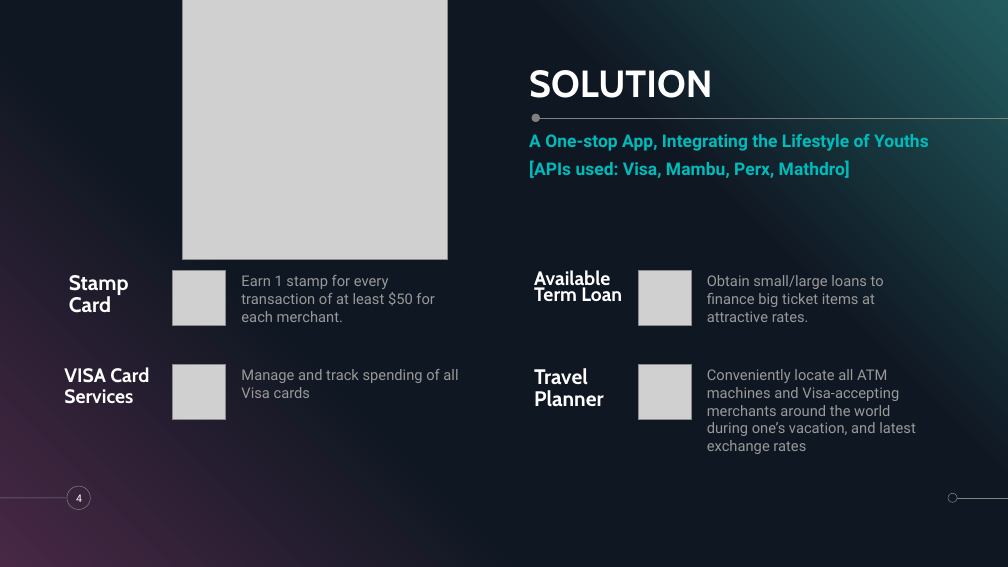
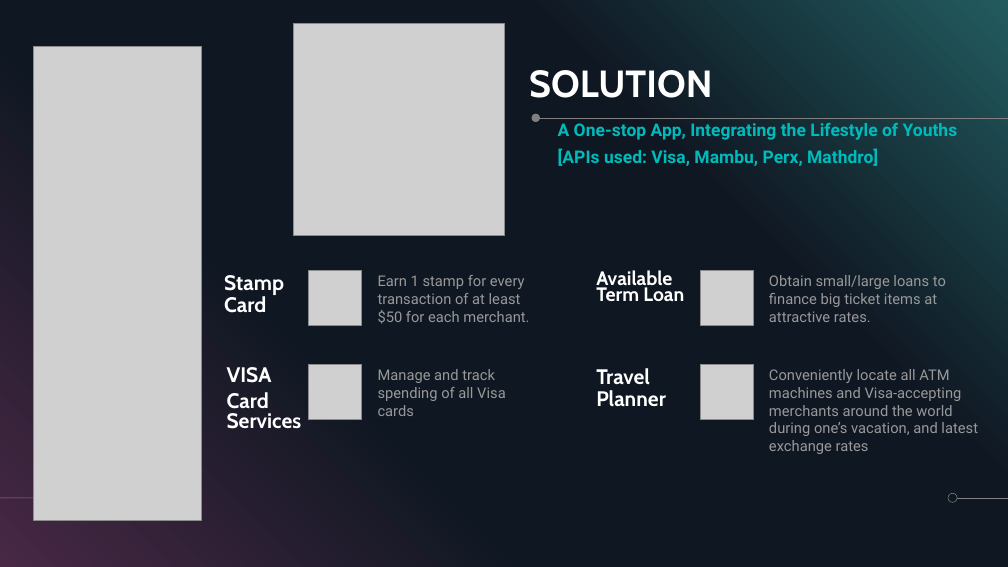
Before and after one commit to Melvynkoh94/ArtEngeering_RazerHackathon, a slide deck: slide 4 of Presentation.pptx. Drawn at 1008x567 pixels with LibreOffice and Linux fonts; fonts in the diff are those of the drawing; grey boxes stand for pictures. Boxes give left, top, right and bottom in pixels: in the first picture for what was removed or moved away, otherwise in the second. Text is boxed around its words. In the diff, an @@ line names an element or a change of style, - is before the commit and + after.

Commit message:
Updated slides

```diff
--- a/Presentation.pptx
+++ b/Presentation.pptx
@@ picture: place and size @@
-picture at [183, 0, 448, 259]
+picture at [293, 23, 504, 234]
@@ picture added at [33, 46, 201, 520] @@
@@ text "A One-stop App, Integrating the ...": place and size @@
-text "A One-stop App, Integrating the ..." at [529, 134, 929, 178]
+text "A One-stop App, Integrating the ..." at [558, 123, 958, 166]
@@ text "Stamp Card": place and size @@
-text "Stamp Card" at [69, 275, 129, 313]
+text "Stamp Card" at [224, 275, 284, 313]
@@ picture: place and size @@
-picture at [173, 271, 226, 325]
+picture at [309, 271, 362, 325]
@@ text "Earn 1 stamp for every ..." rewrapped from [241, 275, 434, 322] to [378, 275, 529, 324] @@
@@ text at [227, 367, 302, 429]: text changed; size 18.5 to 20 pt @@
-VISA Card Services
+VISA
+Card Services
@@ picture: place and size @@
-picture at [173, 364, 226, 419]
+picture at [309, 364, 362, 419]
@@ text "Manage and track spending of ..." rewrapped from [241, 369, 458, 398] to [378, 369, 506, 416] @@
@@ 4 texts, 2 pictures: place and size @@
-4 texts, 2 pictures at [534, 270, 916, 454]
+4 texts, 2 pictures at [596, 270, 978, 454]
@@ ellipse removed at [67, 486, 91, 510] @@
@@ page number removed at [76, 494, 82, 502] @@
-4
```
Also in this commit, not shown: 3 other slides changed.
